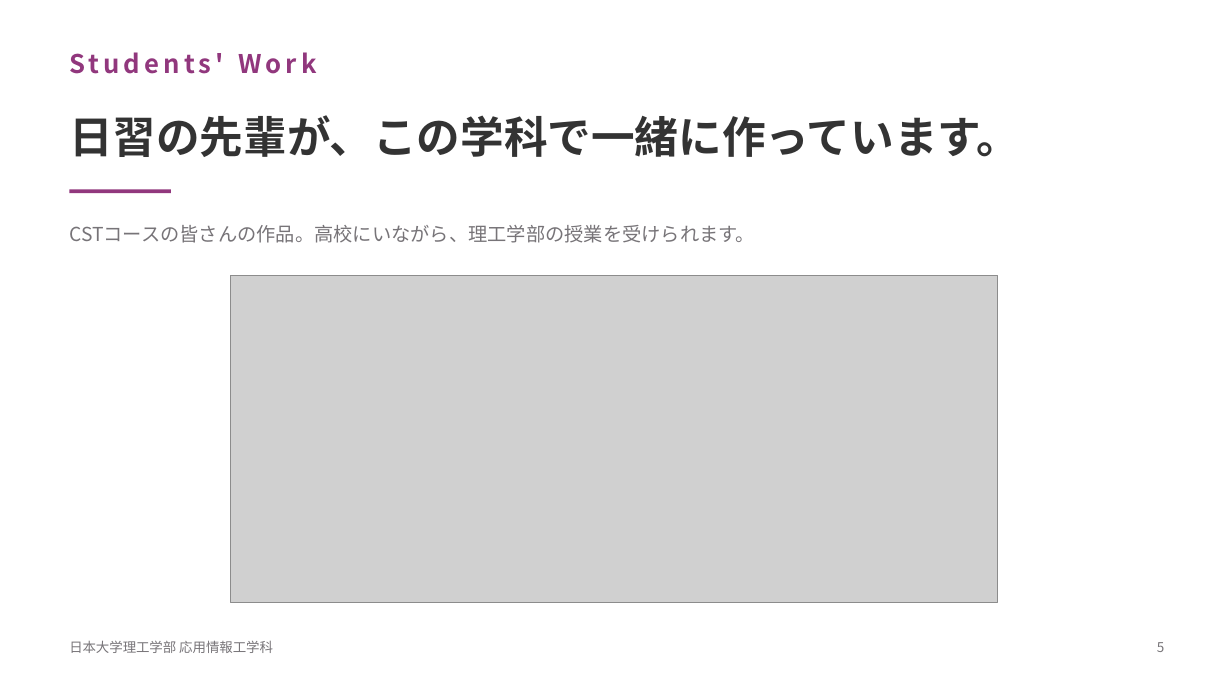
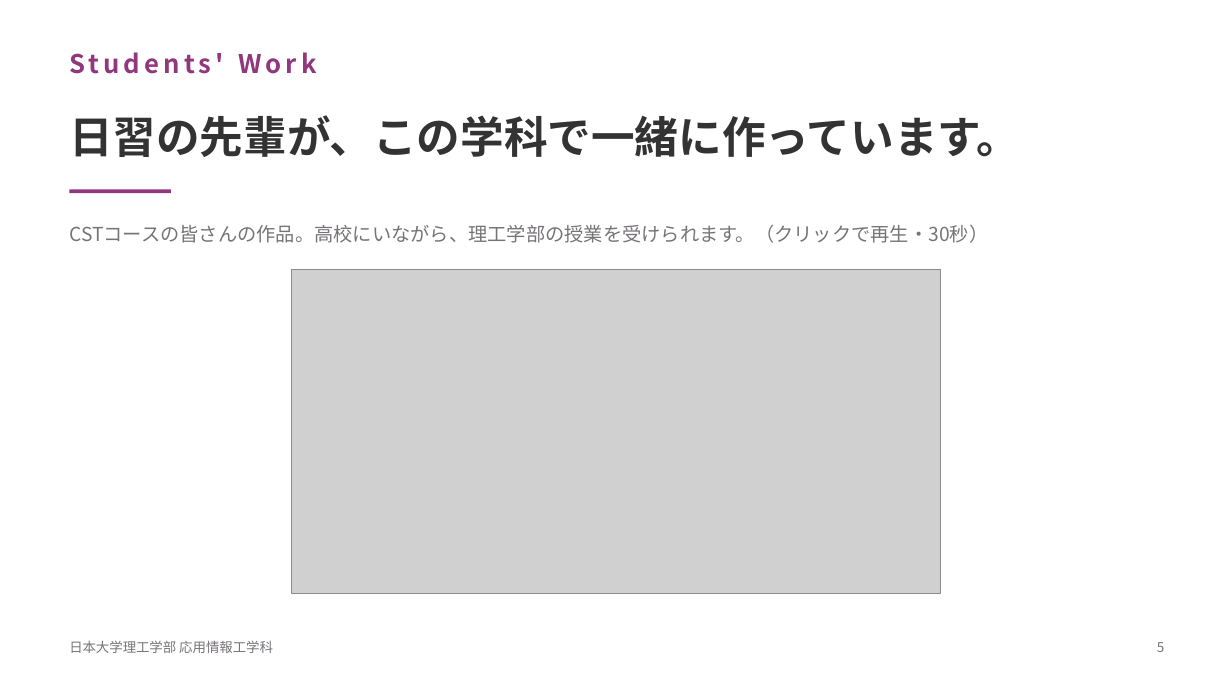
Before and after one commit to yutakaJssst/narashino-visit-2, a slide deck: slide 5 of slides/nichinara20260908.pptx. Drawn at 1232x693 pixels with LibreOffice and Linux fonts; fonts in the diff are those of the drawing; grey boxes stand for pictures. Boxes give left, top, right and bottom in pixels: in the first picture for what was removed or moved away, otherwise in the second. Text is boxed around its words. In the diff, an @@ line names an element or a change of style, - is before the commit and + after.

```diff
--- a/slides/nichinara20260908.pptx
+++ b/slides/nichinara20260908.pptx
@@ text at (x1=69, y1=225, x2=988, y2=243): text changed @@
-CSTコースの皆さんの作品。高校にいながら、理工学部の授業を受けられます。
+CSTコースの皆さんの作品。高校にいながら、理工学部の授業を受けられます。（クリックで再生・30秒）
@@ picture resized from (x1=231, y1=275, x2=998, y2=603) to (x1=291, y1=270, x2=941, y2=593) @@
```
Also in this commit, not shown: 6 other slides changed, 1 slide added, 1 slide removed, 11 other files.
